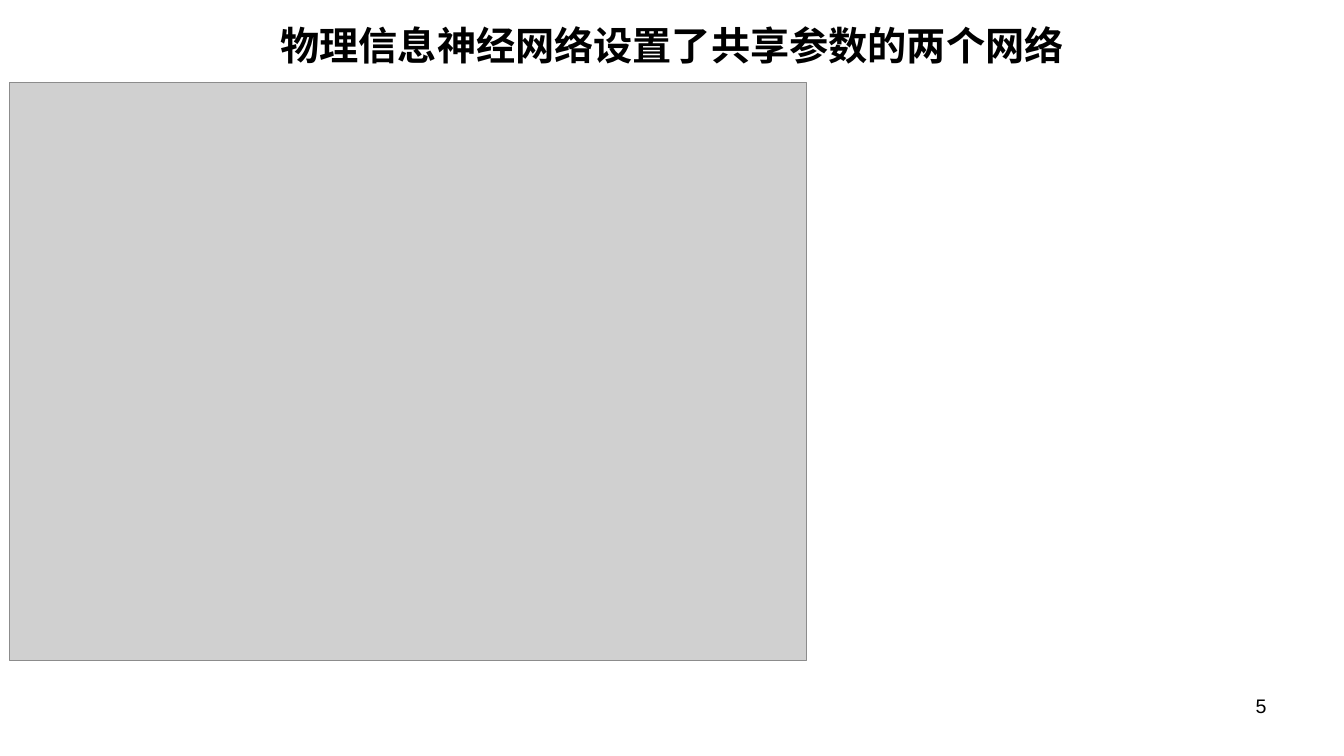
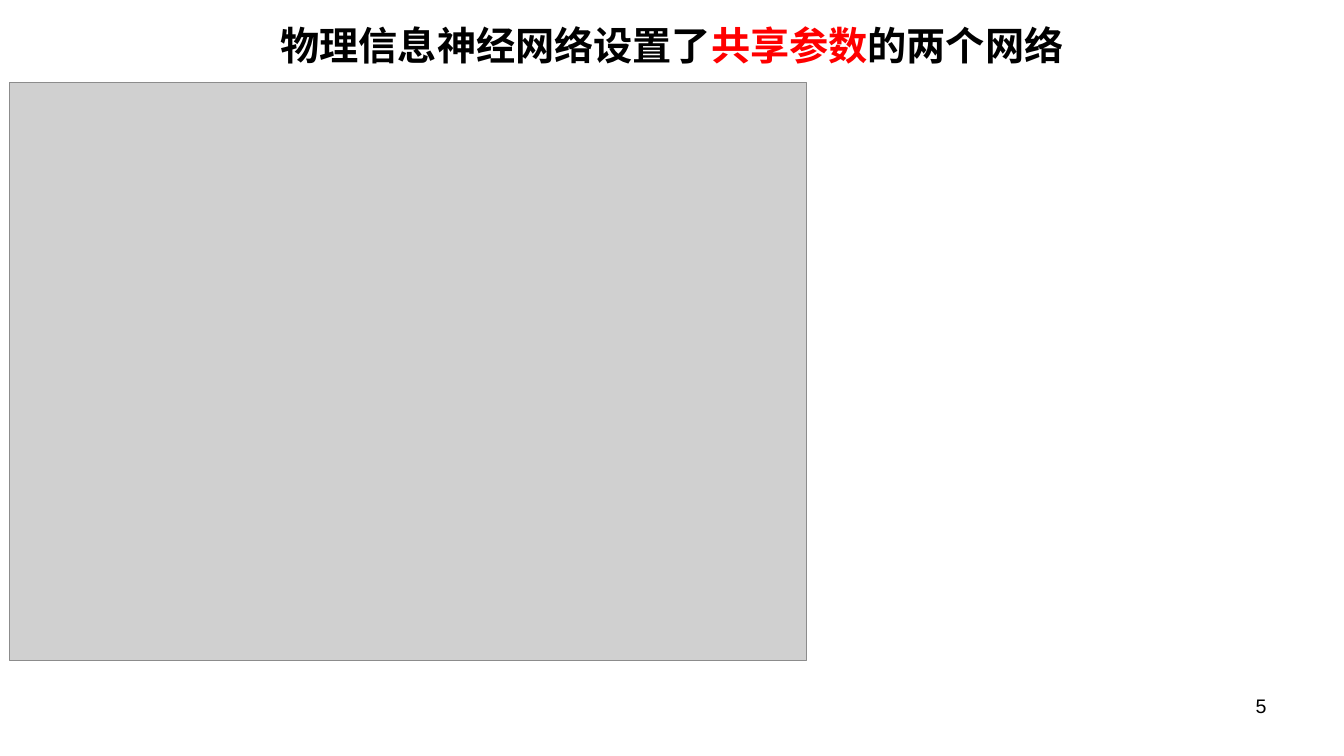
Before and after one commit to MouXuanKang/SoundFieldINN, a slide deck: slide 5 of Presentation.pptx. Drawn at 1344x756 pixels with LibreOffice and Linux fonts; fonts in the diff are those of the drawing; grey boxes stand for pictures; background and template pictures are left out. Boxes give left, top, right and bottom in pixels: in the first picture for what was removed or moved away, otherwise in the second. Text is boxed around its words. In the diff, an @@ line names an element or a change of style, - is before the commit and + after.

```diff
--- a/Presentation.pptx
+++ b/Presentation.pptx
@@ text "物理信息神经网络设置了共享参数的两个网络" at bbox=[281, 26, 1064, 64]: text colour #000000 to #FF0000 in "物理信息神经网络设置了共享参数的两个网络" @@
```
Also in this commit, not shown: 9 other slides changed, 1 slide added.
